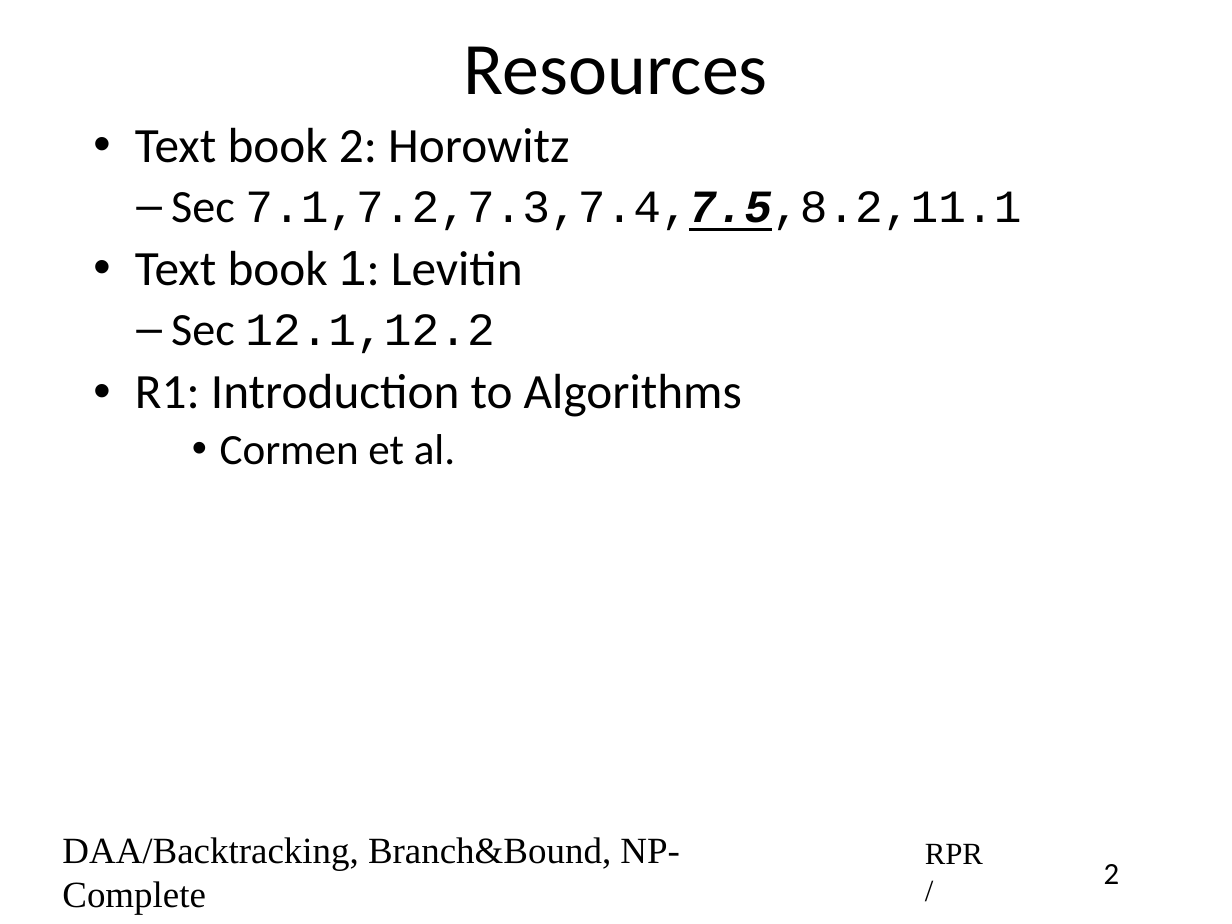
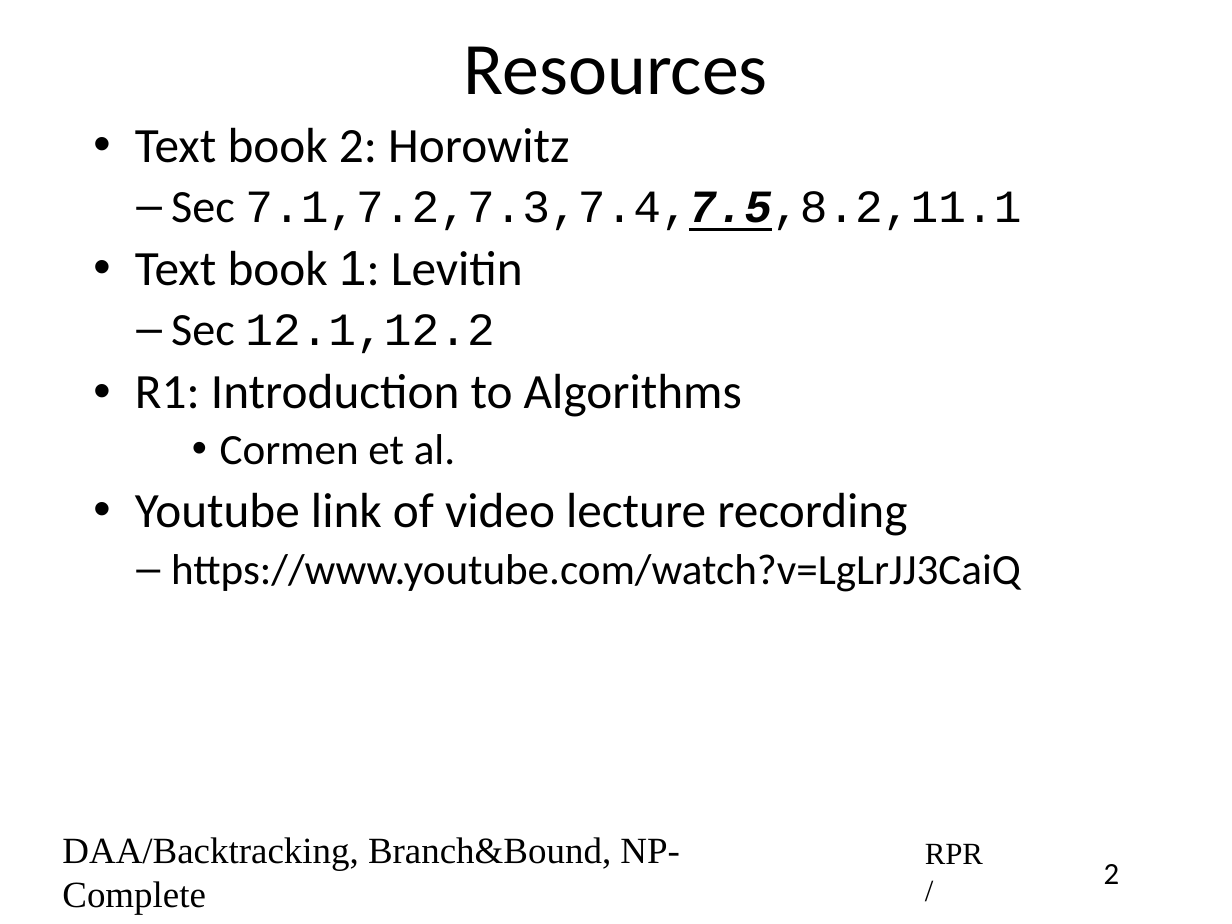
Before and after one commit to rprustagi/2019-17CS43-DAA, a slide deck: slide 2 of Slides-RPR/2019-H1-DAA-L43-BackTrack-algos.pptx. Drawn at 1232x924 pixels with LibreOffice and Linux fonts; fonts in the diff are those of the drawing. Boxes give left, top, right and bottom in pixels: in the first picture for what was removed or moved away, otherwise in the second. Text is boxed around its words. In the diff, an @@ line names an element or a change of style, - is before the commit and + after.

Commit message:
Added youtube video link in resource

```diff
--- a/Slides-RPR/2019-H1-DAA-L43-BackTrack-algos.pptx
+++ b/Slides-RPR/2019-H1-DAA-L43-BackTrack-algos.pptx
@@ text at (135, 492, 1021, 592): paragraphs added @@
+• Youtube link of video lecture recording
+  – https://www.youtube.com/watch?v=LgLrJJ3CaiQ
```
Also in this commit, not shown: 8 other files.
